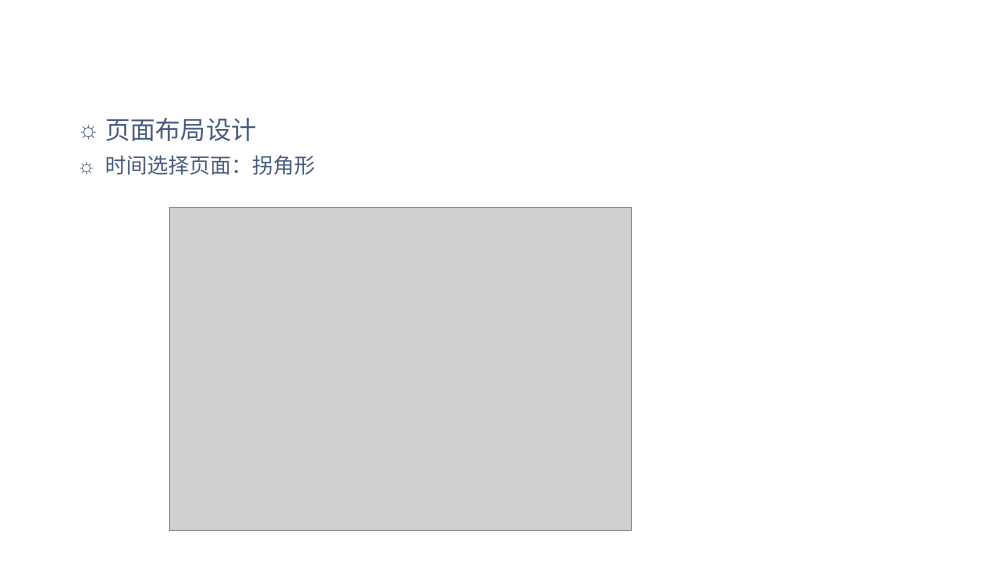
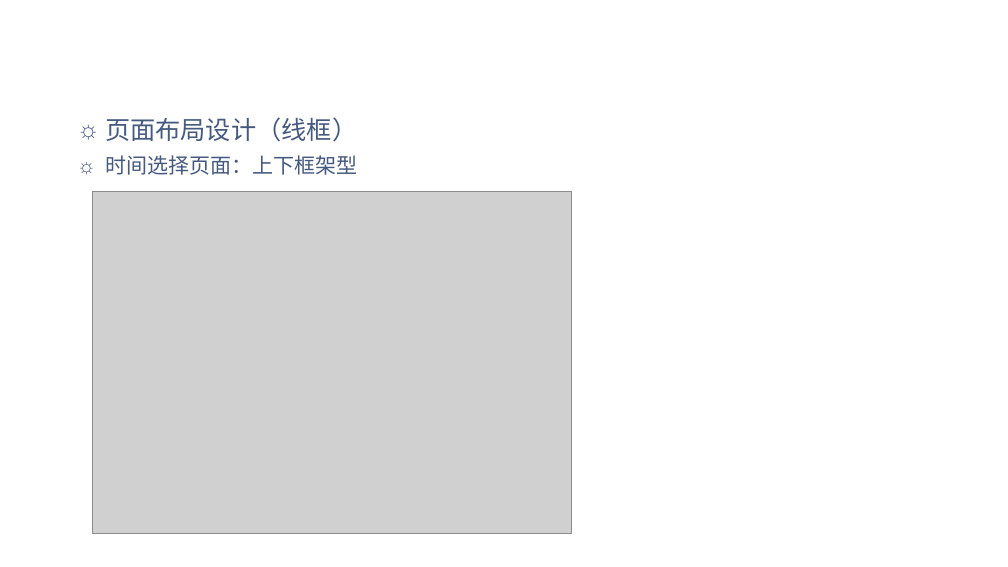
Before and after one commit to Weeeeeb/WebProject, a slide deck: slide 61 of ppt/Web工程大作业.pptx (slide 40 before the commit). Drawn at 1008x567 pixels with LibreOffice and Linux fonts; fonts in the diff are those of the drawing; grey boxes stand for pictures; background and template pictures are left out. Boxes give left, top, right and bottom in pixels: in the first picture for what was removed or moved away, otherwise in the second. Text is boxed around its words. In the diff, an @@ line names an element or a change of style, - is before the commit and + after.

```diff
--- a/ppt/Web工程大作业.pptx
+++ b/ppt/Web工程大作业.pptx
@@ text at (105, 117, 357, 175): text changed @@
-☼ 页面布局设计
-☼ 时间选择页面：拐角形
+☼ 页面布局设计（线框）
+☼ 时间选择页面：上下框架型
@@ picture: place and size @@
-picture at (169, 208, 631, 531)
+picture at (92, 191, 572, 534)
```
Also in this commit, not shown: 15 other slides changed, 24 slides added, 5 slides removed.
